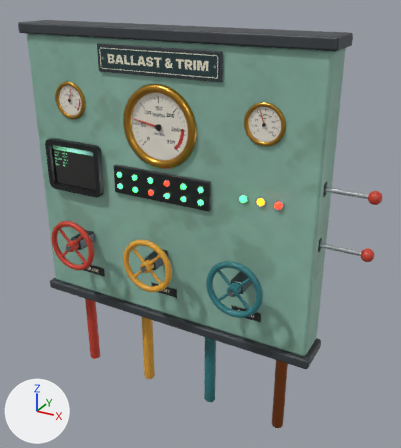
A saved change to the glTF model submarine/models/props/BallastPanel.glb.
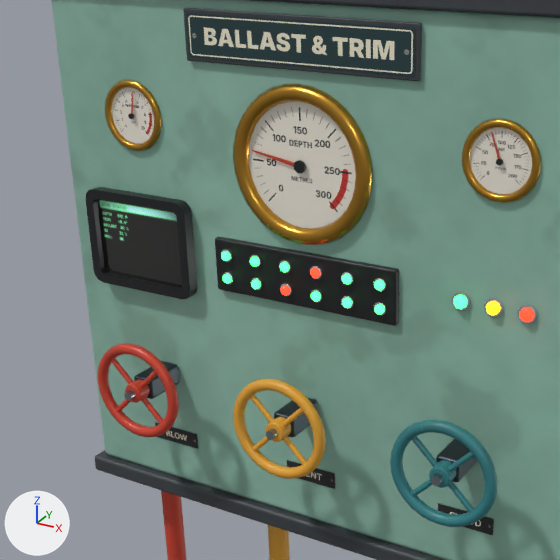
Old and new are each drawn whole from a 50 mm camera at (1.331, -2.224, 2.127) aimed at (0.163, -0.101, 1.065) and again close up on the part from 0% to 74% of the width and 9% to 75% of the height. Every picture has the same lights, and +X, +Y and +Z are marked at lower left. The older version's two pictures come first. Where no turn or scale is listed for an object, it has been applied to the vertices. Vertices at exactly the same position are counted once.

Before the edit, the objects in view are built like this:
```python
ob_ballastpanel_blowvalve = bpy.data.objects.new('BallastPanel_BlowValve', me_ballastpanel_blowvalve)
ob_ballastpanel_blowvalve.location = (-0.45, -0.322, 0.9)
ob_ballastpanel_body = bpy.data.objects.new('BallastPanel_Body', me_ballastpanel_body)
ob_ballastpanel_body.location = (0.0, 0.0, 0.0)
ob_ballastpanel_ventvalve = bpy.data.objects.new('BallastPanel_VentValve', me_ballastpanel_ventvalve)
ob_ballastpanel_ventvalve.location = (0.0, -0.322, 0.9)
# also in view: 'BallastPanel_FloodValve' at (0.45, -0.331, 0.9)
```
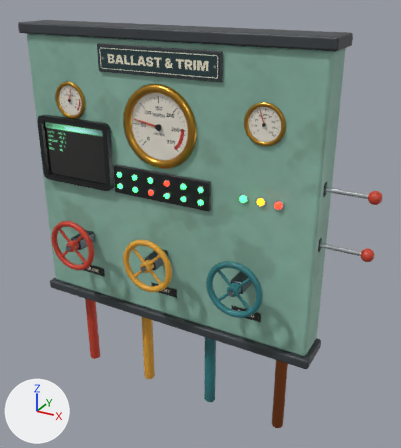
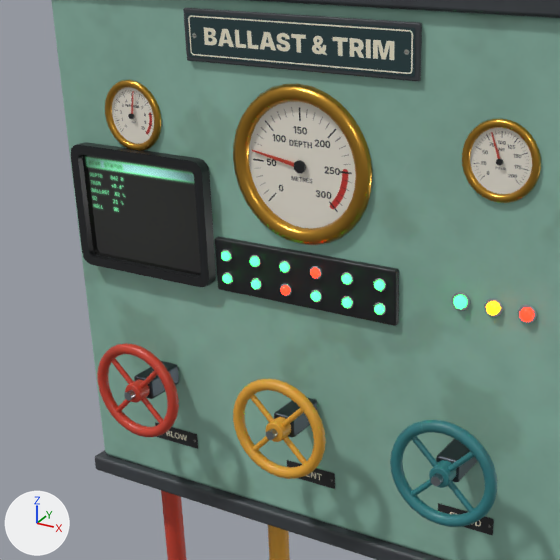
Scene script edits in JSON lines:
```json
{"block": "me_ballastpanel_body", "where": "me_ballastpanel_body.from_pydata(...)  # 5666 vertices, 10980 faces; spans x -0.77..0.77, y -0.3..0.0, z 0.0..1.94"}
{"block": "me_ballastpanel_body", "where": "# used by ob_ballastpanel_body; location = (0.0, 0.0, 0.0)"}
{"block": "me_ballastpanel_body", "change": "me_ballastpanel_body part 1: 68 of 5666 vertices moved; they spanned x -0.67..-0.33, y -0.21..-0.18, z 1.14..1.4 and now span x -0.7..-0.27, y -0.21..-0.18, z 1.19..1.51; mean shift (0.01, 0.0, 0.08); largest move (-0.38, -0.21, 1.16) -> (-0.7, -0.21, 1.5)"}
{"block": "me_ballastpanel_body", "change": "me_ballastpanel_body part 2: 13 kept faces spanning x -0.7..-0.27, y -0.21..-0.18, z 1.19..1.51 get new texture (UV) coordinates"}
```

Where the change shows, as pixel boxes [x1, y1, x2, y2] in the close-ups (560 x 560 px; the box of a moved part takes in the faces that stretch with it):
```json
{"part": 1, "of": "me_ballastpanel_body", "change": "moved or reshaped", "before": [86, 187, 197, 299], "after": [71, 142, 216, 287]}
{"part": 2, "of": "me_ballastpanel_body", "change": "surface changed", "before": [104, 232, 190, 299], "after": [71, 146, 195, 163]}
```
